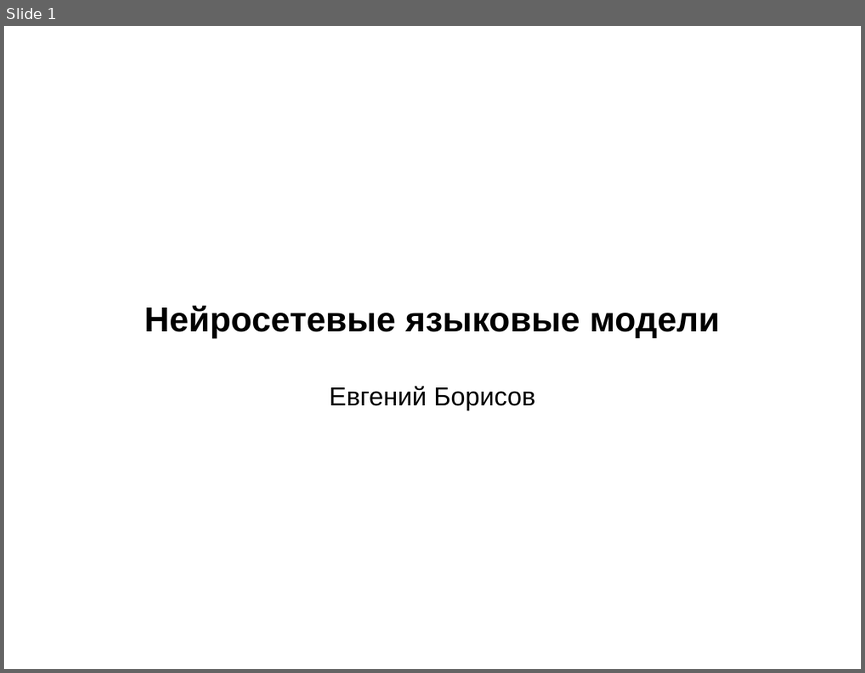
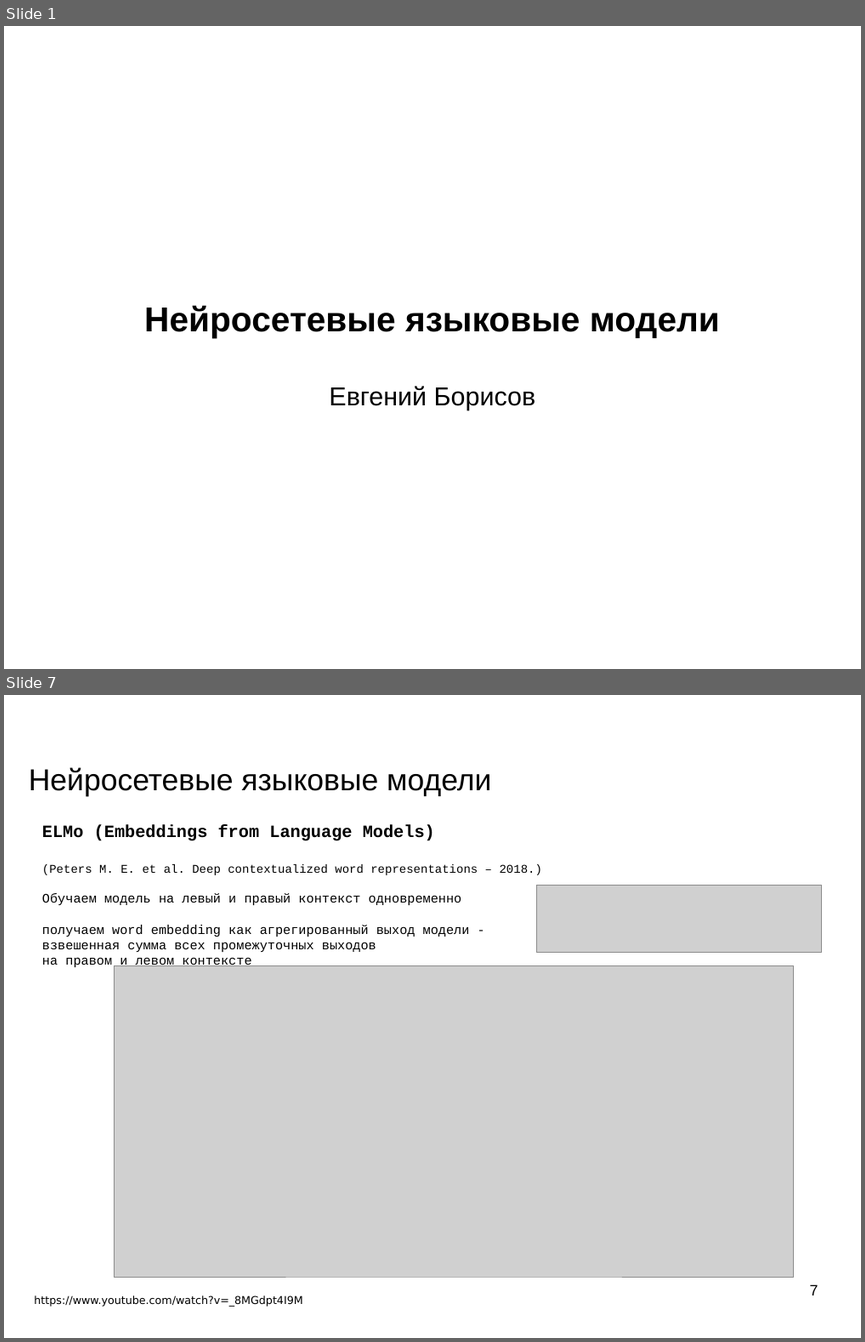
Before and after one commit to mechanoid5/ml_nlp_2022, a slide deck: 11-ann-lang-model.odp. Shown one above the other, each under a label of ours: slide 1 before the commit, slides 1 and 7 after it; the slides between them are not shown. The pictures are 865x673 and 865x1342 pixels, drawn with LibreOffice and Linux fonts; fonts in the diff are those of the drawing; grey boxes stand for pictures; background and template pictures are left out. Boxes give left, top, right and bottom in pixels: in the first picture for what was removed or moved away, otherwise in the second. Text is boxed around its words. In the diff, an @@ line names an element or a change of style, - is before the commit and + after.

```diff
--- a/11-ann-lang-model.odp
+++ b/11-ann-lang-model.odp
@@ slide 7 added at [4,695,861,1338], background picture (left out) @@
@@ title added at [29,767,491,796], 28 pt, text #000000 @@
+Нейросетевые языковые модели
@@ text added at [42,825,542,967], 12 pt, text #000000 @@
+ELMo (Embeddings from Language Models)
+(Peters M. E. et al. Deep contextualized word representations – 2018.)
+Обучаем модель на левый и правый контекст одновременно
+получаем word embedding как агрегированный выход модели -
+взвешенная сумма всех промежуточных выходов
+на правом и левом контексте
@@ picture added at [537,885,821,953] @@
@@ picture added at [114,965,794,1276] @@
@@ text added at [34,1295,302,1306], 10 pt, text #000000 @@
+https://www.youtube.com/watch?v=_8MGdpt4I9M
@@ page number added at [810,1284,818,1295], 14 pt, text #000000 @@
+7
```
Also in this commit, not shown: 6 slides changed, 5 other slides added, 1 slide removed.
